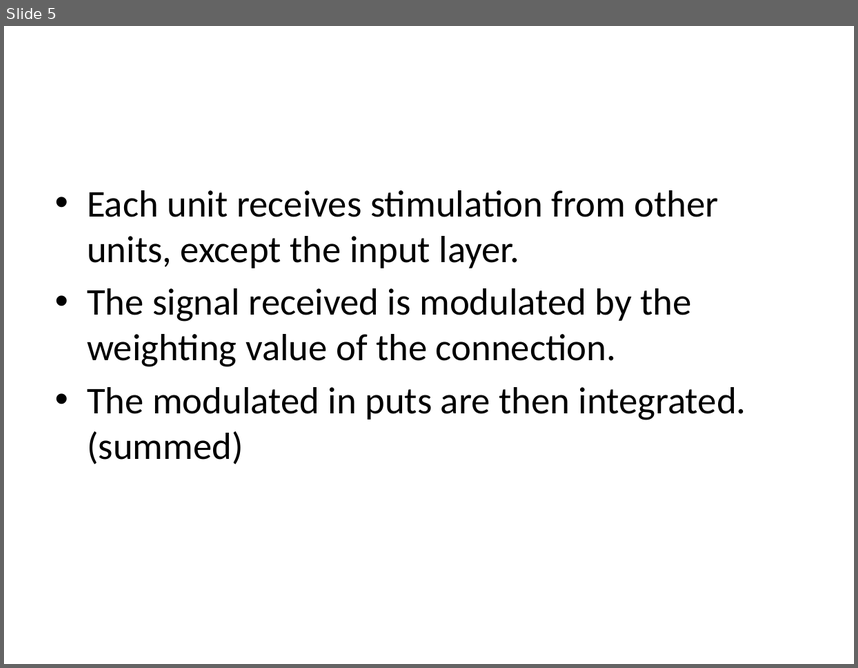
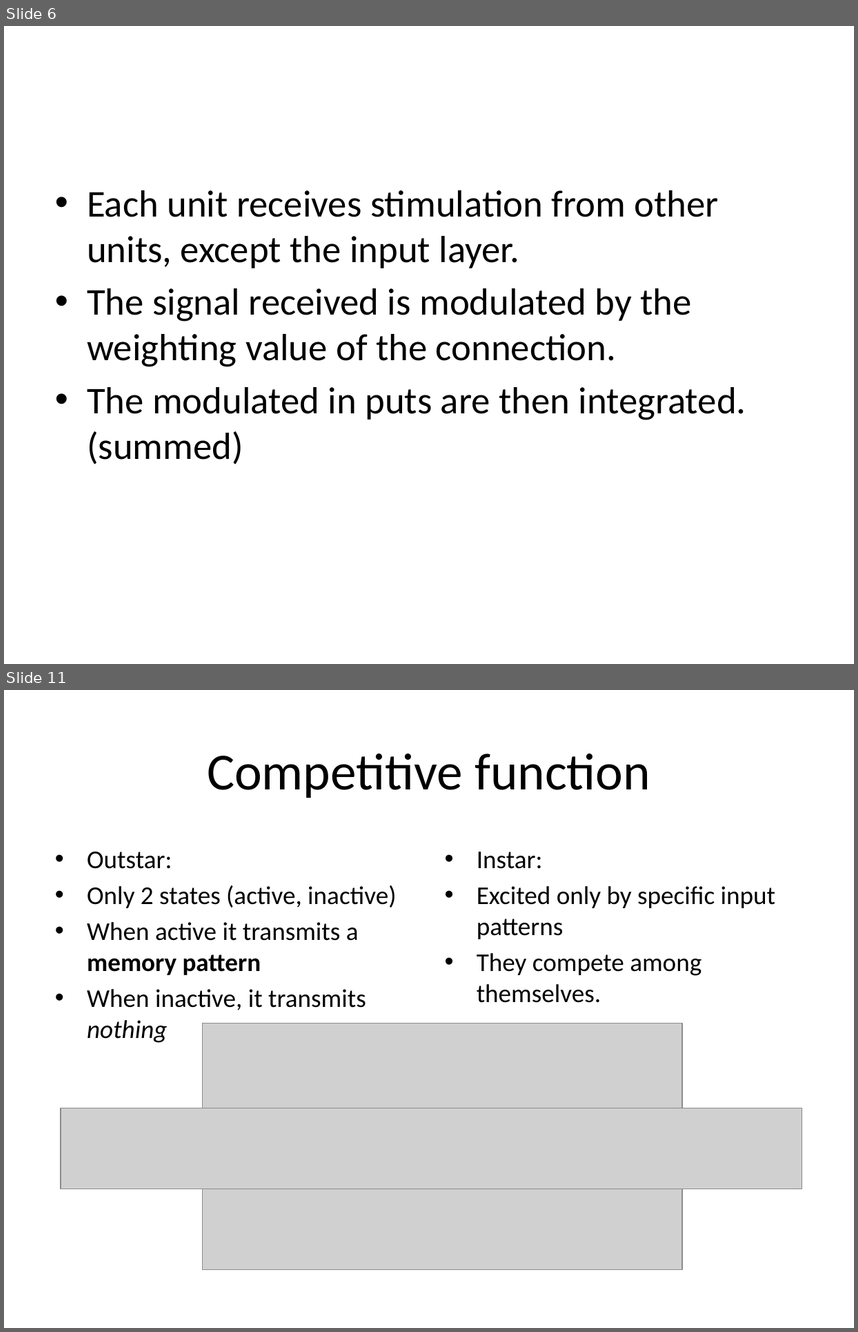
Before and after one commit to edvelezg/unb-nn, a slide deck: Neural Networks.pptx. Shown one above the other, each under a label of ours: slide 5 before the commit, slides 6 and 11 after it; the slides between them are not shown. The pictures are 858x668 and 858x1332 pixels, drawn with LibreOffice and Linux fonts; fonts in the diff are those of the drawing; grey boxes stand for pictures. Boxes give left, top, right and bottom in pixels: in the first picture for what was removed or moved away, otherwise in the second. Text is boxed around its words. In the diff, an @@ line names an element or a change of style, - is before the commit and + after.

```diff
--- a/Neural Networks.pptx
+++ b/Neural Networks.pptx
@@ slide 11 added at [4,690,854,1328], background #FFFFFF @@
@@ title added at [207,753,651,798], 44 pt, text #000000 @@
+Competitive function
@@ text added at [87,851,396,1010], 21.7 pt, text #000000 @@
+• Outstar:
+• Only 2 states (active, inactive)
+• When active it transmits a memory pattern
+• When inactive, it transmits nothing
@@ text added at [477,851,775,1003], 21.7 pt, text #000000 @@
+• Instar:
+• Excited only by specific input patterns
+• They compete among themselves.
@@ picture added at [202,1023,682,1270] @@
@@ picture added at [61,1108,802,1189] @@
@@ what was slide 5 is now slide 6 @@
```
Also in this commit, not shown: 5 slides changed, 8 other slides added, 2 slides removed, 1 other file.
